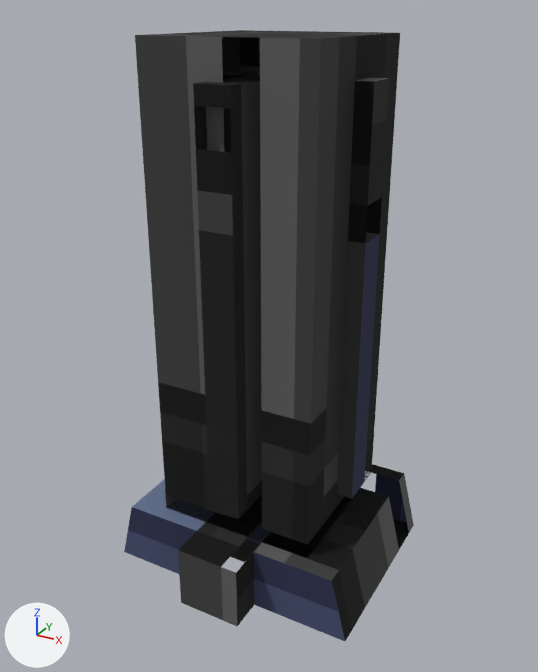
A saved change to the glTF model MapObjects/Pillar/Pillar.gltf.
Rendered twice from a camera (50 mm lens) standing at (1.23, -2.27, 1.07) and looking at (0.0, -0.03, -0.05). The lights are fixed; the arrows at lower left show +X, +Y and +Z. The first picture is the older version. Where no turn or scale is listed for an object, it has been applied to the vertices. Vertices at exactly the same position are counted once.

Names of what the first picture shows: 'Bottom', 'LightBar', 'LightBar2', 'Main'.
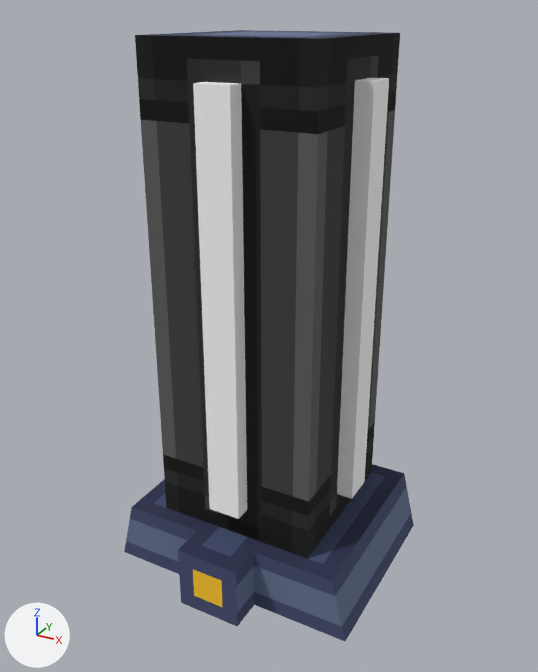
The newer file is also turned or shifted as a whole; pictures and numbers use the older file's frame.

Where the change shows, as pixel boxes (x1, y1, x2, y2) in the pictures (538 x 672 px):
'LightBar2', recoloured (lighter): (193, 82, 247, 519) in both
'LightBar', recoloured (lighter): (337, 78, 389, 499) in both
part 1 of me_mesh_0, surface changed: (126, 464, 414, 641) in both
part 2 of me_mesh_1, surface changed: (135, 30, 395, 557) in both

Edits to the bpy script that builds the scene:
```text
Add mat_material_1:
    mat_material_1 = principled_material('Material_1')
    mat_material_1.base_color = (1.0, 1.0, 1.0)  # white #ffffff
    mat_material_1.roughness = 1.0
Change me_mesh_0:
    where me_mesh_0.from_pydata(...)  # 24 vertices, 36 faces; spans x -0.5..0.5, y -0.375..0.625, z 0.125..0.375
    used by ob_bottom; location = (0.0, -0.125, -1.125)
    me_mesh_0 part 1: texture (UV) coordinates of 36 of 36 faces, centred in x -0.479..0.479, y -0.375..0.625, z 0.125..0.375, changed; they spanned u 0.0..0.52, v 0.46..0.91 and now span u 0.17..0.86, v 0.19..1.0
Change me_mesh_1:
    where me_mesh_1.from_pydata(...)  # 8 vertices, 12 faces; spans x -0.31..0.31, y -0.31..0.31, z -0.62..1.12
    used by ob_main; location = (0.0, 0.0, -0.125)
    me_mesh_1 part 2: texture (UV) coordinates of 12 of 12 faces, centred in x -0.31..0.31, y -0.31..0.31, z -0.62..1.12, changed; they spanned u 0.2..0.45, v 0.55..1.0 and now span u 0.0..0.5, v 0.11..1.0
Change me_mesh_2:
    where me_mesh_2.from_pydata(...)  # 8 vertices, 12 faces; spans x -0.38..0.38, y -0.06..0.06, z -0.5..1.0
    remove me_mesh_2.materials.append(mat_material_0)
    add me_mesh_2.materials.append(mat_material_1)  # white #ffffff
Change me_mesh_3:
    where me_mesh_3.from_pydata(...)  # 8 vertices, 12 faces; spans x -0.06..0.06, y -0.38..0.38, z -0.5..1.0
    remove me_mesh_3.materials.append(mat_material_0)
    add me_mesh_3.materials.append(mat_material_1)  # white #ffffff
```
